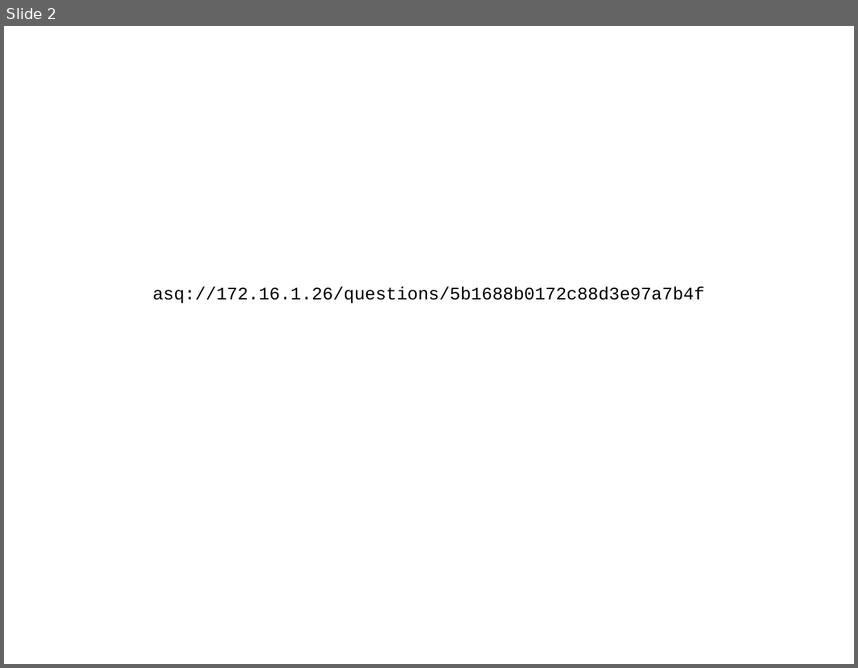
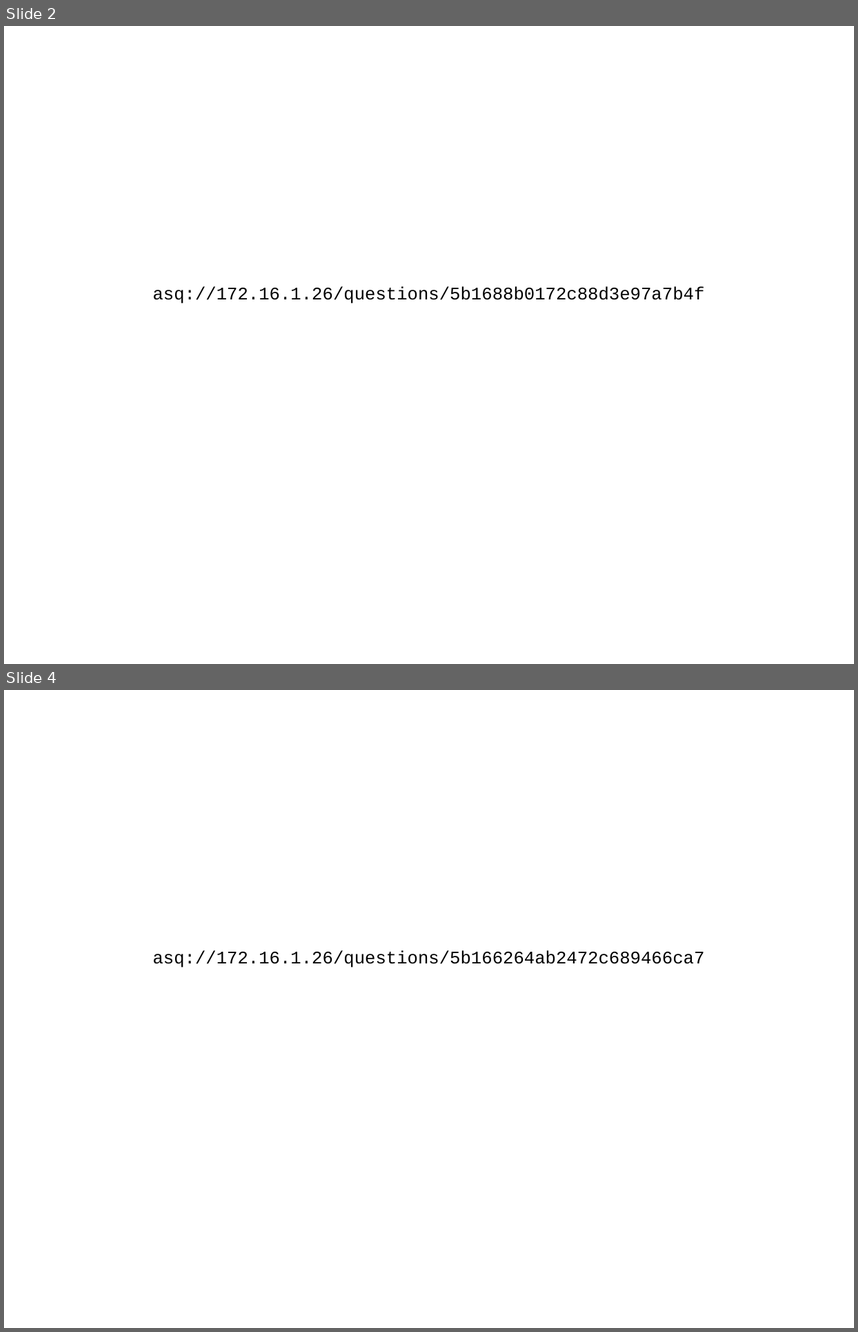
Before and after one commit to triglian/2018-icwe-tutorial, a slide deck: import.pptx. Shown one above the other, each under a label of ours: slide 2 before the commit, slides 2 and 4 after it; the slides between them are not shown. The pictures are 858x668 and 858x1332 pixels, drawn with LibreOffice and Linux fonts; fonts in the diff are those of the drawing. Boxes give left, top, right and bottom in pixels: in the first picture for what was removed or moved away, otherwise in the second. Text is boxed around its words. In the diff, an @@ line names an element or a change of style, - is before the commit and + after.

```diff
--- a/import.pptx
+++ b/import.pptx
@@ slide 4 added at <box>4,690,854,1328</box>, background #FFFFFF @@
@@ title added at <box>153,950,705,967</box>, 15 pt, text #000000 @@
+asq://172.16.1.26/questions/5b166264ab2472c689466ca7
```
Also in this commit, not shown: 1 other slide added.
